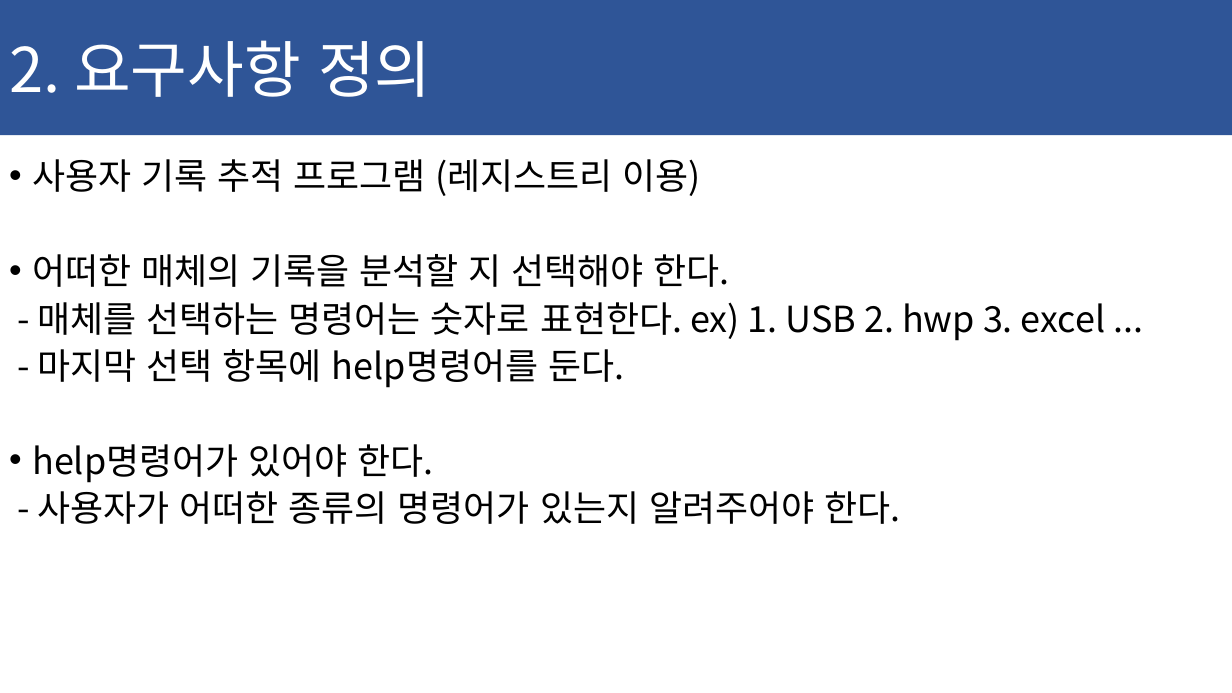
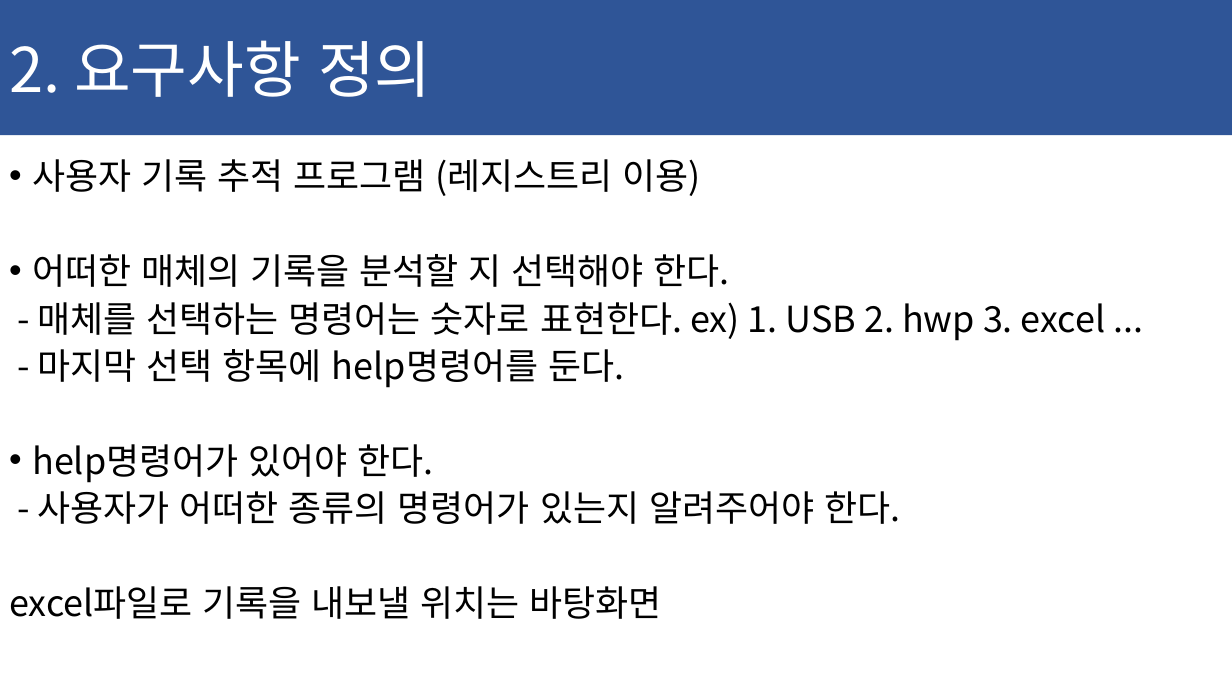
Before and after one commit to ChaeSung-Lee/DJ_InternShip, a slide deck: slide 16 of 2021_Summer/jp.hong/Project_BnD_jph.pptx. Drawn at 1232x693 pixels with LibreOffice and Linux fonts; fonts in the diff are those of the drawing. Boxes give left, top, right and bottom in pixels: in the first picture for what was removed or moved away, otherwise in the second. Text is boxed around its words. In the diff, an @@ line names an element or a change of style, - is before the commit and + after.

```diff
--- a/2021_Summer/jp.hong/Project_BnD_jph.pptx
+++ b/2021_Summer/jp.hong/Project_BnD_jph.pptx
@@ text at (9,586,662,619): paragraph added @@
+excel파일로 기록을 내보낼 위치는 바탕화면
```
Also in this commit, not shown: 4 other slides changed, 1 slide added.
